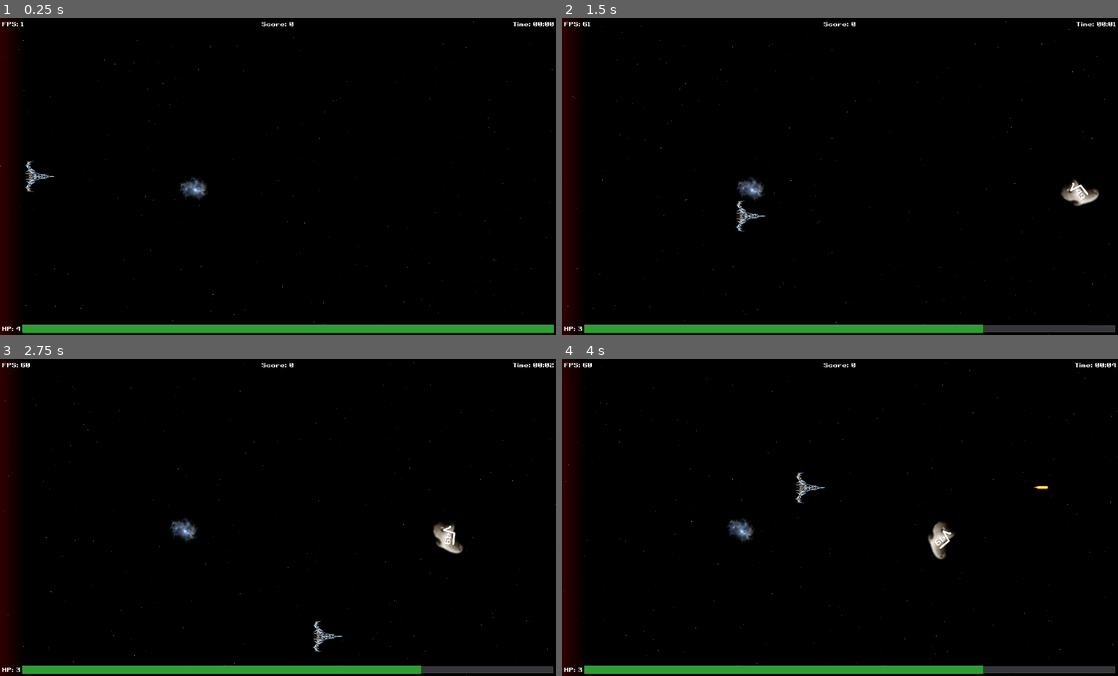
Above: before the commit, frames 1-4 (two rows, left to right).
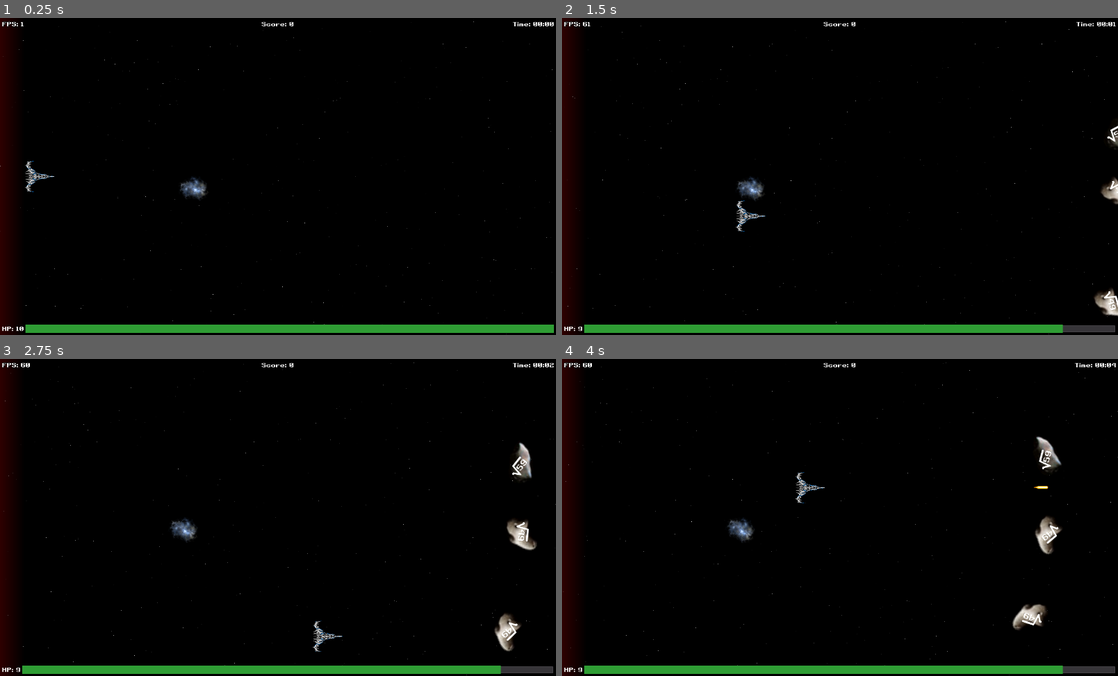
Above: after the commit, the same moments.

Repository: gingerr/ggj-2023-roots-one
Game: Godot game, scene res://Game.tscn
Two runs of this game, one before a commit and one after it. Both use one fixed random seed, a clock stepped at 60 frames per second and the inputs below.
Inputs:
- Up to frame 1 (0.25 s): no input
- Up to frame 2 (1.5 s): tap Enter at 0.5 s; hold Right (ui_right) 0.53-1.28 s; tap Space at 0.77 s; hold Down (ui_down) from 1.28 s (still down)
- Up to frame 3 (2.75 s): tap Space at 1.52 s; release Down (ui_down) at 2.03 s; hold Right (ui_right) from 2.03 s (still down)
- Up to frame 4 (4 s): release Right (ui_right) at 2.78 s; hold Up (ui_up) 2.78-3.53 s; tap Space at 3.02, 3.77 s; hold Left (ui_left) from 3.53 s (still down)

The runs differ from the first frame. In frame 1, less than 0.1% of the frame differs, in the area x 2-5%, y 96-100%; in frame 2, 1.2%; in frame 3, 1.7%, in the area x 2-97%, y 26-100%; in frame 4, 1.7%.

Commit message:
.

Diff:
--- a/EnemyRoot.gd
+++ b/EnemyRoot.gd
@@ -3,7 +3,7 @@
 
 var spin_speed     = 0.3
 var spin_direction = 1
-var velocity       = Vector2(-100, 0)
+var velocity       = Vector2(-50, 0)
 var difficulty     = 0
 
 func _ready():
--- a/Game.gd
+++ b/Game.gd
@@ -1,8 +1,10 @@
 extends Node2D
 
-const spawn_amount 				= 2
-const spawn_interval_in_seconds = 5
-var difficulty_level 			= 100;
+# difficulty configuration
+var spawn_amount 				= 4
+var spawn_interval_in_seconds   = 5
+var max_root_number 			= 100
+var level 						= 1
 
 var spawn_timer 				= 5
 
@@ -14,11 +16,11 @@
 		spawn_timer = 0;
 		for i in range(spawn_amount):
 			call_deferred("spawnEnemy")
-		difficulty_level += 10
+		max_root_number += 10
 
 func spawnEnemy():
 	var mob = squareRootFactory.instance()
-	mob.configure(difficulty_level)
+	mob.configure(max_root_number)
 	get_tree().root.add_child(mob)
 
 func _input(event: InputEvent) -> void:
--- a/Game.tscn
+++ b/Game.tscn
@@ -25,7 +25,6 @@
 
 [node name="Player" parent="." instance=ExtResource( 1 )]
 position = Vector2( 50, 0 )
-z_index = 1
 
 [node name="BackgroundMusic" type="AudioStreamPlayer2D" parent="."]
 stream = ExtResource( 2 )
--- a/HUD.tscn
+++ b/HUD.tscn
@@ -92,16 +92,16 @@
 
 [node name="Health" type="Label" parent="MarginContainer/VBoxContainer/Bottom/HBoxContainer"]
 unique_name_in_owner = true
-margin_right = 106.0
+margin_right = 62.0
 margin_bottom = 21.0
 custom_fonts/font = ExtResource( 2 )
-text = "Health: 123"
+text = "Sanity"
 align = 1
 valign = 2
 
 [node name="Bar" type="ProgressBar" parent="MarginContainer/VBoxContainer/Bottom/HBoxContainer"]
 unique_name_in_owner = true
-margin_left = 110.0
+margin_left = 66.0
 margin_right = 1390.0
 margin_bottom = 21.0
 size_flags_horizontal = 3
--- a/Player.gd
+++ b/Player.gd
@@ -14,7 +14,7 @@
 func _ready():
 	position.x = 100
 	position.y = get_viewport_rect().size.y / 2
-	change_health(4)
+	change_health(10)
 
 
 # Called every frame. 'delta' is the elapsed time since the previous frame.
